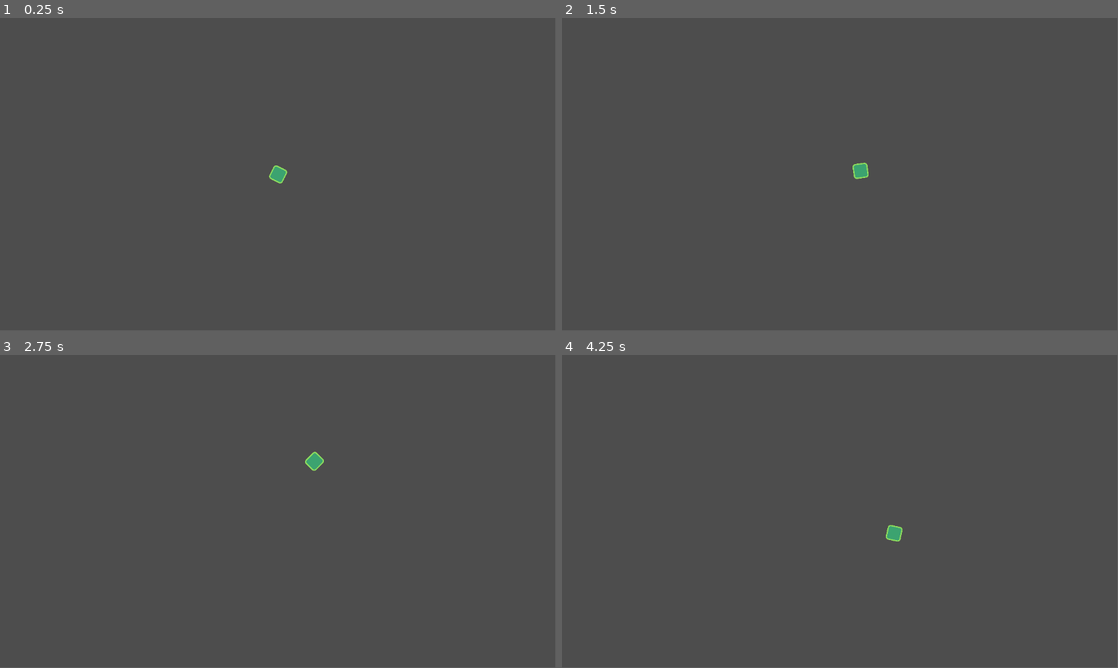
Above: before the commit, frames 1-4 (two rows, left to right).
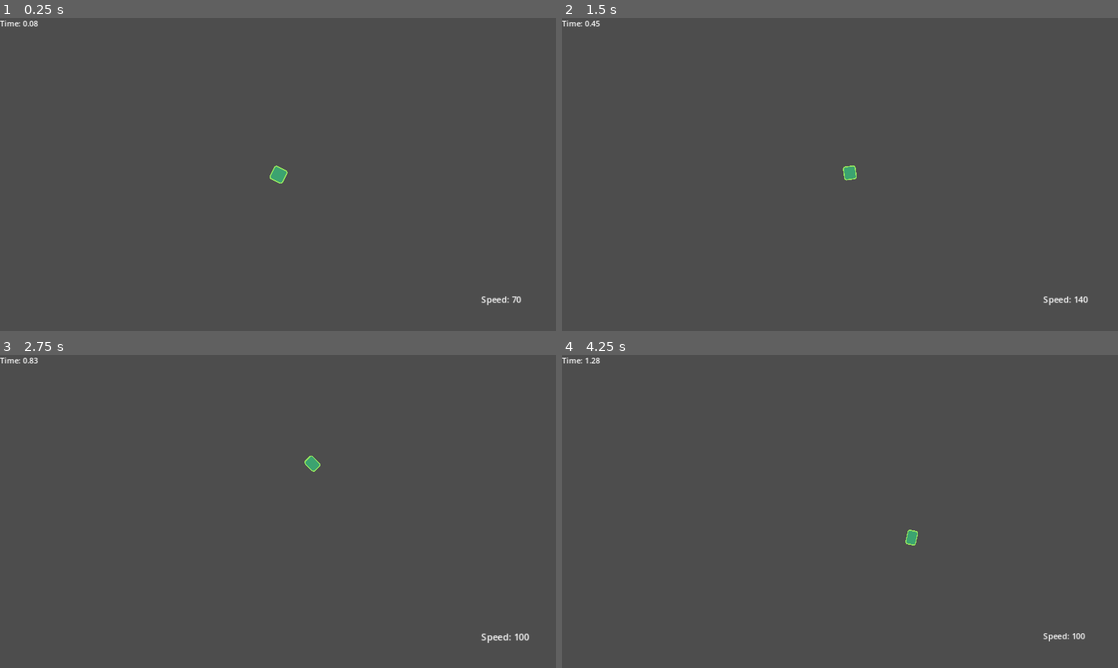
Above: after the commit, the same moments.

Repository: SpaceScore/main
Game: Godot game, scene res://scenes/player_test_scene.tscn
Two runs of this game, one before a commit and one after it. Both use one fixed random seed, a clock stepped at 60 frames per second and the inputs below.
Inputs (mouse positions are in pixels of both pictures, inside the frame that each line leads up to):
- Up to frame 1 (0.25 s): no input
- Up to frame 2 (1.5 s): tap Enter (ui_accept) at 0.5, 0.77 s; move the mouse to (962, 158) at 0.52 s; hold Space (move) 0.53-1.28 s; hold Right (ui_right) from 0.53 s (still down); click (962, 158) at 0.67 s; move the mouse to (728, 190) at 1.27 s; tap Mouse wheel up (accelerate) at 1.35 s; click (728, 190) at 1.42 s
- Up to frame 3 (2.75 s): tap Enter (ui_accept) at 1.52 s; tap Space (move) at 1.55 s; move the mouse to (333, 442) at 2.02 s; release Right (ui_right) at 2.03 s; hold Left (ui_left) from 2.03 s (still down); hold Space (move) from 2.03 s (still down); tap Mouse wheel down (decelerate) at 2.1 s; click (333, 442) at 2.17 s
- Up to frame 4 (4.25 s): move the mouse to (812, 574) at 2.77 s; release Left (ui_left) at 2.78 s; release Space (move) at 2.78 s; hold Right (ui_right) from 2.78 s (still down); tap Space (move) at 2.85 s; click (812, 574) at 2.92 s; tap Enter (ui_accept) at 3.02, 3.77 s; move the mouse to (1006, 558) at 3.52 s; hold Space (move) from 3.53 s (still down); click (1006, 558) at 3.67 s
In our replay, the window is 799x449 before the commit and 800x450 after it. These sizes can differ from the game's own. Grey fills any space a smaller window leaves; there, only what the larger window draws over its background counts as a difference.

The runs differ from the first frame. In frame 1, 0.2% of the frame differs, in the area x 0-94%, y 0-92%; in frame 2, 0.4%; in frame 3, 0.3%; in frame 4, 0.4%, in the area x 0-95%, y 0-92%.

Commit message:
added some ui components

Diff:
--- a/project.godot
+++ b/project.godot
@@ -15,6 +15,15 @@
 config/features=PackedStringArray("4.3", "Forward Plus")
 config/icon="res://icon.svg"
 
+[autoload]
+
+Globals="*res://scripts/Globals.gd"
+
+[display]
+
+window/stretch/mode="canvas_items"
+window/stretch/aspect="keep_width"
+
 [editor_plugins]
 
 enabled=PackedStringArray("res://addons/softbody2d/plugin.cfg")
@@ -25,17 +34,25 @@
 "deadzone": 0.5,
 "events": [Object(InputEventKey,"resource_local_to_scene":false,"resource_name":"","device":-1,"window_id":0,"alt_press …(191 unchanged characters)…
 , Object(InputEventMouseButton,"resource_local_to_scene":false,"resource_name":"","device":-1,"window_id":0,"alt_presse …(249 unchanged characters)…
+, Object(InputEventMouseButton,"resource_local_to_scene":false,"resource_name":"","device":-1,"window_id":0,"alt_pressed":false,"shift_pressed":false,"ctrl_pressed":false,"meta_pressed":false,"button_mask":1,"position":Vector2(234, 19),"global_position":Vector2(246, 76),"factor":1.0,"button_index":1,"canceled":false,"pressed":true,"double_click":false,"script":null)
 ]
 }
 accelerate={
 "deadzone": 0.5,
 "events": [Object(InputEventMouseButton,"resource_local_to_scene":false,"resource_name":"","device":-1,"window_id":0,"a …(258 unchanged characters)…
 , Object(InputEventKey,"resource_local_to_scene":false,"resource_name":"","device":-1,"window_id":0,"alt_pressed":false …(186 unchanged characters)…
+, Object(InputEventKey,"resource_local_to_scene":false,"resource_name":"","device":-1,"window_id":0,"alt_pressed":false,"shift_pressed":false,"ctrl_pressed":false,"meta_pressed":false,"pressed":false,"keycode":0,"physical_keycode":67,"key_label":0,"unicode":99,"location":0,"echo":false,"script":null)
 ]
 }
 decelerate={
 "deadzone": 0.5,
 "events": [Object(InputEventMouseButton,"resource_local_to_scene":false,"resource_name":"","device":-1,"window_id":0,"a …(259 unchanged characters)…
 , Object(InputEventKey,"resource_local_to_scene":false,"resource_name":"","device":-1,"window_id":0,"alt_pressed":false …(186 unchanged characters)…
+, Object(InputEventKey,"resource_local_to_scene":false,"resource_name":"","device":-1,"window_id":0,"alt_pressed":false,"shift_pressed":false,"ctrl_pressed":false,"meta_pressed":false,"pressed":false,"keycode":0,"physical_keycode":88,"key_label":0,"unicode":120,"location":0,"echo":false,"script":null)
 ]
 }
+
+[rendering]
+
+renderer/rendering_method="gl_compatibility"
+renderer/rendering_method.mobile="gl_compatibility"
--- /dev/null
+++ b/scenes/UI/runtime_label.tscn
@@ -0,0 +1,8 @@
+[gd_scene load_steps=2 format=3 uid="uid://dt5b1ilfxyi2n"]
+
+[ext_resource type="Script" path="res://scripts/ui/runtime_label.gd" id="1_psg6b"]
+
+[node name="runtime_label" type="Label"]
+offset_right = 40.0
+offset_bottom = 23.0
+script = ExtResource("1_psg6b")
--- /dev/null
+++ b/scenes/UI/speed_label.tscn
@@ -0,0 +1,15 @@
+[gd_scene load_steps=2 format=3 uid="uid://bq2xhpahinokh"]
+
+[ext_resource type="Script" path="res://scripts/ui/speed_label.gd" id="1_edfd8"]
+
+[node name="speed_label" type="Label"]
+offset_left = -52.0
+offset_top = -12.0
+offset_bottom = 28.0
+text = "Speed:"
+script = ExtResource("1_edfd8")
+
+[node name="Timer" type="Timer" parent="."]
+one_shot = true
+
+[connection signal="timeout" from="Timer" to="." method="timeout"]
--- /dev/null
+++ b/scenes/UI/ui_canvas.tscn
@@ -0,0 +1,14 @@
+[gd_scene load_steps=3 format=3 uid="uid://bfqf0bv4q5nc0"]
+
+[ext_resource type="PackedScene" uid="uid://bq2xhpahinokh" path="res://scenes/UI/speed_label.tscn" id="1_b04l3"]
+[ext_resource type="PackedScene" uid="uid://dt5b1ilfxyi2n" path="res://scenes/UI/runtime_label.tscn" id="2_dt8pd"]
+
+[node name="ui" type="CanvasLayer"]
+
+[node name="speed_label" parent="." instance=ExtResource("1_b04l3")]
+offset_left = 997.0
+offset_top = 570.0
+offset_right = 1049.0
+offset_bottom = 610.0
+
+[node name="runtime_label" parent="." instance=ExtResource("2_dt8pd")]
--- a/scenes/player_test_scene.tscn
+++ b/scenes/player_test_scene.tscn
@@ -1,7 +1,9 @@
-[gd_scene load_steps=4 format=3 uid="uid://c4c0nghu4f1xf"]
+[gd_scene load_steps=6 format=3 uid="uid://c4c0nghu4f1xf"]
 
 [ext_resource type="PackedScene" uid="uid://juu2pepb7yu5" path="res://scenes/player.tscn" id="1_vlin8"]
+[ext_resource type="PackedScene" uid="uid://cwyq817b34iy3" path="res://scenes/speedrun_component.tscn" id="2_8eb8m"]
 [ext_resource type="PackedScene" uid="uid://cwa75ktlrtpoa" path="res://scenes/player_camera.tscn" id="2_e6l7o"]
+[ext_resource type="PackedScene" uid="uid://bfqf0bv4q5nc0" path="res://scenes/UI/ui_canvas.tscn" id="3_1ky1e"]
 
 [sub_resource type="RectangleShape2D" id="RectangleShape2D_c4aj5"]
 size = Vector2(43, 281)
@@ -10,6 +12,8 @@
 
 [node name="CharacterBody2D" parent="." instance=ExtResource("1_vlin8")]
 position = Vector2(420, 224)
+
+[node name="speedrun_component" parent="." instance=ExtResource("2_8eb8m")]
 
 [node name="StaticBody2D" type="StaticBody2D" parent="."]
 
@@ -21,3 +25,5 @@
 position = Vector2(416, 222)
 zoom = Vector2(0.325, 0.325)
 player_target = NodePath("../CharacterBody2D")
+
+[node name="ui" parent="." instance=ExtResource("3_1ky1e")]
--- /dev/null
+++ b/scenes/speedrun_component.tscn
@@ -0,0 +1,11 @@
+[gd_scene load_steps=2 format=3 uid="uid://cwyq817b34iy3"]
+
+[ext_resource type="Script" path="res://scripts/speedrun_component.gd" id="1_dlrvt"]
+
+[node name="speedrun_component" type="Node"]
+script = ExtResource("1_dlrvt")
+
+[node name="Timer" type="Timer" parent="."]
+one_shot = true
+
+[connection signal="timeout" from="Timer" to="." method="timeout"]
--- /dev/null
+++ b/scripts/Globals.gd
@@ -0,0 +1,5 @@
+extends Node
+
+var player: Player
+var speedrun_component: Speedrun_Component
+var saved_time: float = 0
--- a/scripts/player/player.gd
+++ b/scripts/player/player.gd
@@ -3,12 +3,16 @@
 
 const FRICTION: float = 2
 const SPEED_FACTOR: float = 1
+const SQUASH_OFFSET: float = 0.65
 
 @export var speed: float = 1
 @export var speed_scale: float = 1000
 
 var mouse_position: Vector2
 var direction: Vector2
+
+func _ready() -> void:
+	Globals.player = self
 
 func _unhandled_input(event: InputEvent) -> void:
 	if Input.is_action_just_pressed("accelerate"):
@@ -31,7 +35,10 @@
 
 func get_squash_scale()->Vector2:
 	var ratio = get_speed_ratio()
-	return Vector2(ratio, 1/ratio)
+	return Vector2(ratio * SQUASH_OFFSET, 1/ratio)
 
 func get_speed_ratio():
 	return speed/SPEED_FACTOR
+
+func get_display_speed():
+	return speed * 100
--- /dev/null
+++ b/scripts/speedrun_component.gd
@@ -0,0 +1,31 @@
+extends Node
+class_name Speedrun_Component
+
+const TIME_FRAME: float = 0.01
+
+@onready var timer: Timer = $Timer
+
+var in_run: bool = false
+var current_time: float = 0
+
+func _ready() -> void:
+	Globals.speedrun_component = self
+	start_run()
+
+func _process(delta: float) -> void:
+	if timer.is_stopped() and in_run:
+		timer.start(TIME_FRAME)
+
+func start_run():
+	in_run = true
+	timer.start(TIME_FRAME)
+
+func stop_run():
+	in_run = false
+	timer.stop()
+
+func save_time():
+	Globals.saved_time += current_time
+
+func timeout() -> void:
+	current_time += TIME_FRAME
--- /dev/null
+++ b/scripts/ui/runtime_label.gd
@@ -0,0 +1,6 @@
+extends Label
+
+func _process(delta: float) -> void:
+	if Globals.speedrun_component.in_run:
+		#stepify(8.56239, 0.01)
+		text = "Time: " + str(snapped(Globals.speedrun_component.current_time, Globals.speedrun_component.TIME_FRAME))
--- /dev/null
+++ b/scripts/ui/speed_label.gd
@@ -0,0 +1,29 @@
+extends Label
+
+const DELAY: float = 0.005
+
+@onready var timer: Timer = $Timer
+
+var display_speed: int = 0
+var updating: bool = false
+
+func _process(delta: float) -> void:
+	if display_speed != Globals.player.get_display_speed() and timer.is_stopped():
+		updating = true
+		timer.start(DELAY)
+
+	if updating:
+		scale = lerp(scale, Vector2.ONE * 2, delta * 0.5)
+	else:
+		scale = lerp(scale, Vector2.ONE, delta)
+
+
+func timeout() -> void:
+	if display_speed < Globals.player.get_display_speed():
+		display_speed += 10
+	elif display_speed > Globals.player.get_display_speed():
+		display_speed -= 10
+	text = "Speed: " + str(display_speed)
+
+	if display_speed == Globals.player.get_display_speed():
+		updating = false
